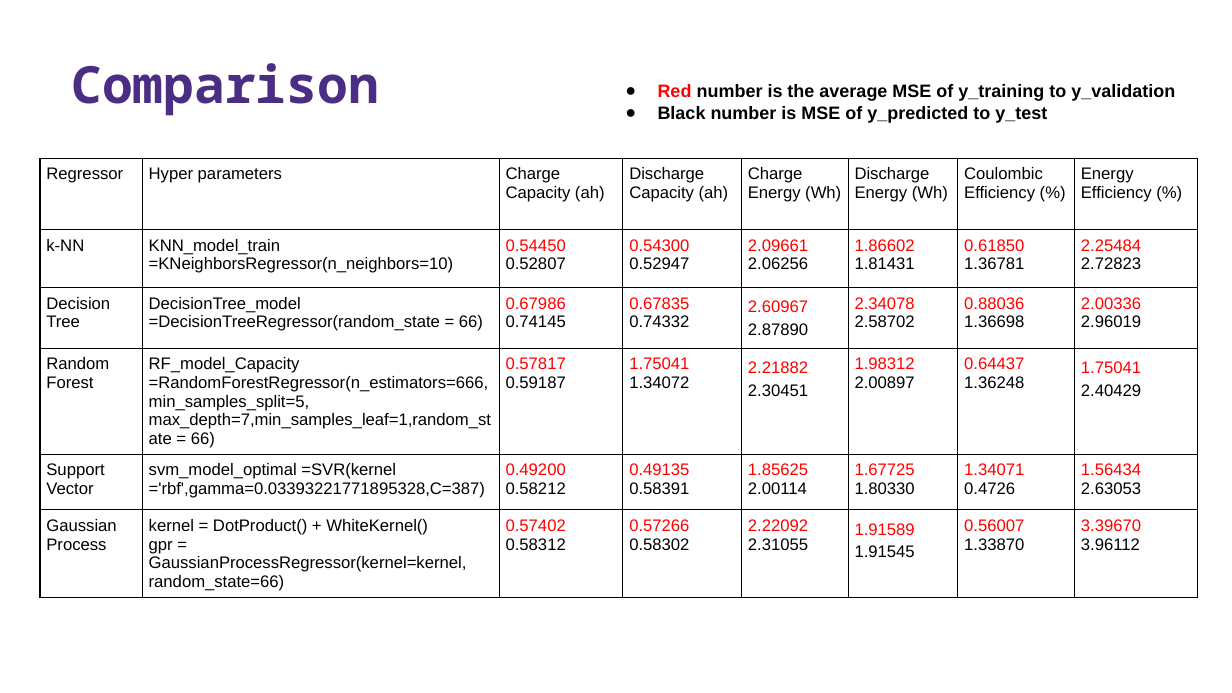
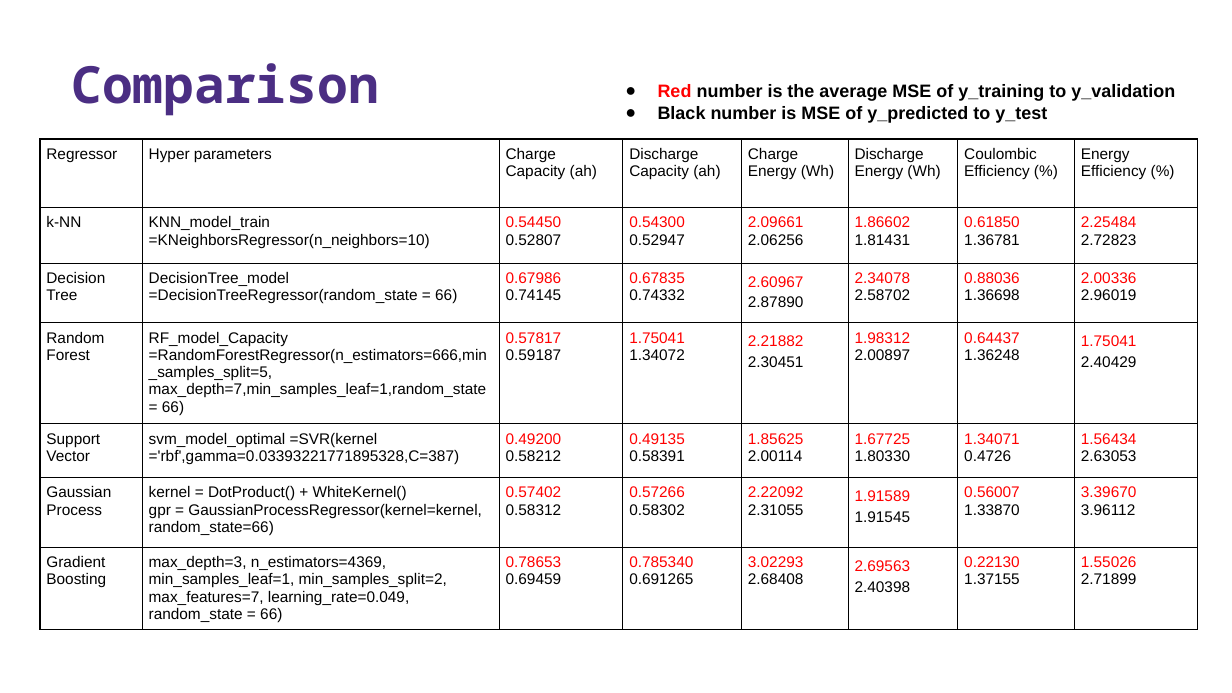
Before and after one commit to SZ-Jasper/SELEC, a slide deck: slide 5 of doc/Technology Review Machine Learning.pptx. Drawn at 1232x693 pixels with LibreOffice and Linux fonts; fonts in the diff are those of the drawing; background and template pictures are left out. Boxes give left, top, right and bottom in pixels: in the first picture for what was removed or moved away, otherwise in the second. Text is boxed around its words. In the diff, an @@ line names an element or a change of style, - is before the commit and + after.

Commit message:
edits to machine learning

```diff
--- a/doc/Technology Review Machine Learning.pptx
+++ b/doc/Technology Review Machine Learning.pptx
@@ table at (40, 139, 1197, 638) @@
+row 7: Gradient Boosting | max_depth=3, n_estimators=4369, / min_samples_leaf=1, min_samples_split=2, / max_features=7, learning_rate=0.049, / random_state = 66) | 0.78653 0.69459 | 0.785340 / 0.691265 | 3.02293 / 2.68408 | 2.69563 2.40398 | 0.22130 / 1.37155 | 1.55026 / 2.71899
@@ table: place and size @@
-table at (40, 158, 1197, 595)
+table at (40, 139, 1197, 638)
```
Also in this commit, not shown: 4 other slides changed, 1 slide removed, 7 other files.
